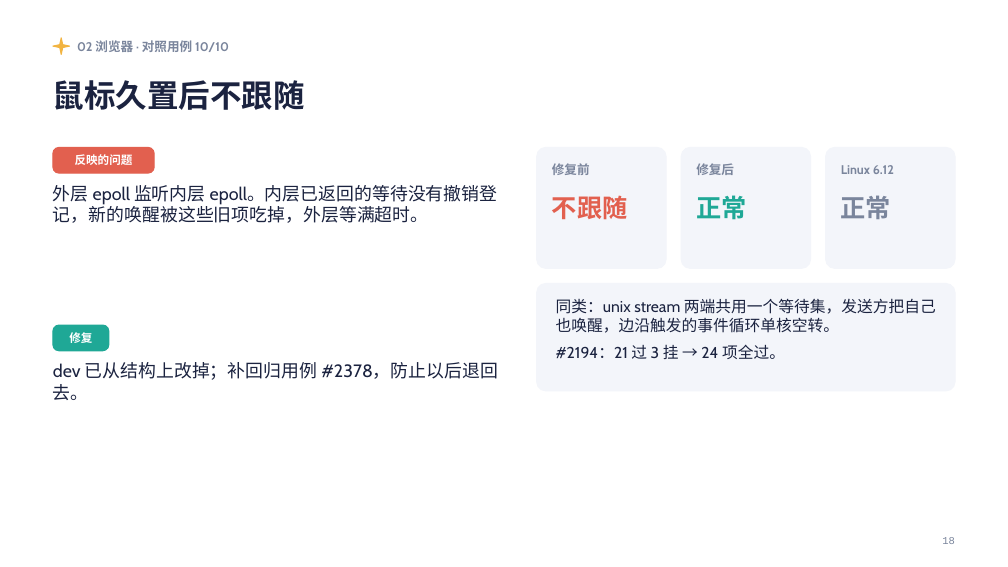
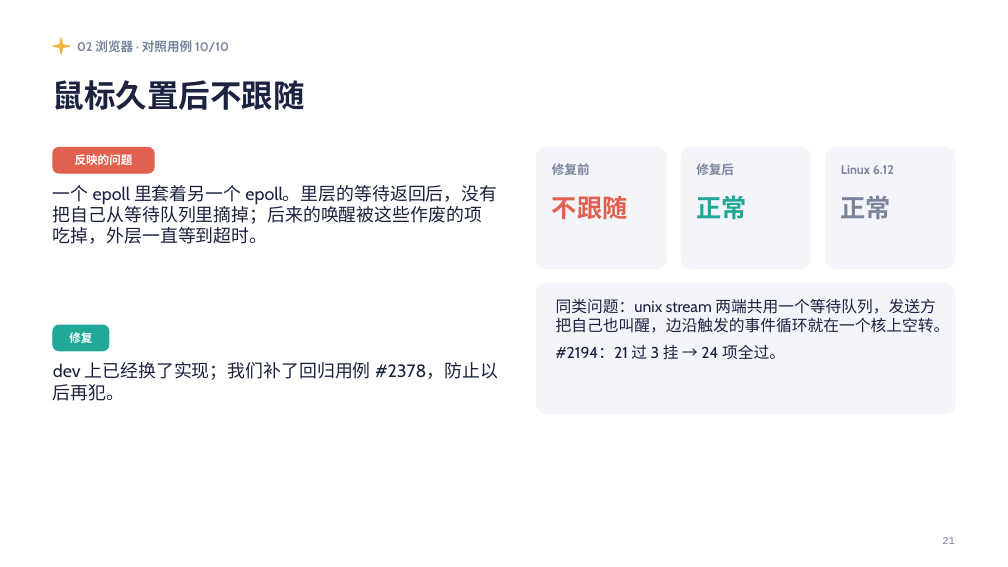
Before and after one commit to Lfan-ke/tgoskits, a slide deck: slide 21 of 实习总结.pptx (slide 18 before the commit). Drawn at 1008x567 pixels with LibreOffice and Linux fonts; fonts in the diff are those of the drawing. Boxes give left, top, right and bottom in pixels: in the first picture for what was removed or moved away, otherwise in the second. Text is boxed around its words. In the diff, an @@ line names an element or a change of style, - is before the commit and + after.

Commit message:
docs(ppt): add loaders, syscall styles, the browser experiment design and demo commands.

```diff
--- a/实习总结.pptx
+++ b/实习总结.pptx
@@ text at (x1=53, y1=185, x2=497, y2=244): text changed @@
-外层 epoll 监听内层 epoll。内层已返回的等待没有撤销登记，新的唤醒被这些旧项吃掉，外层等满超时。
+一个 epoll 里套着另一个 epoll。里层的等待返回后，没有把自己从等待队列里摘掉；后来的唤醒被这些作废的项吃掉，外层一直等到超时。
@@ rounded rectangle resized from (x1=537, y1=284, x2=955, y2=391) to (x1=537, y1=284, x2=955, y2=414) @@
@@ rounded rectangle at (x1=537, y1=284, x2=955, y2=414): proportions changed @@
@@ text at (x1=556, y1=298, x2=950, y2=333): text changed @@
-同类：unix stream 两端共用一个等待集，发送方把自己也唤醒，边沿触发的事件循环单核空转。
+同类问题：unix stream 两端共用一个等待队列，发送方把自己也叫醒，边沿触发的事件循环就在一个核上空转。
@@ text at (x1=53, y1=362, x2=498, y2=401): text changed @@
-dev 已从结构上改掉；补回归用例 #2378，防止以后退回去。
+dev 上已经换了实现；我们补了回归用例 #2378，防止以后再犯。
@@ text at (x1=942, y1=537, x2=955, y2=544): text changed @@
-18
+21
```
Also in this commit, not shown: 24 other slides changed, 9 slides added.
